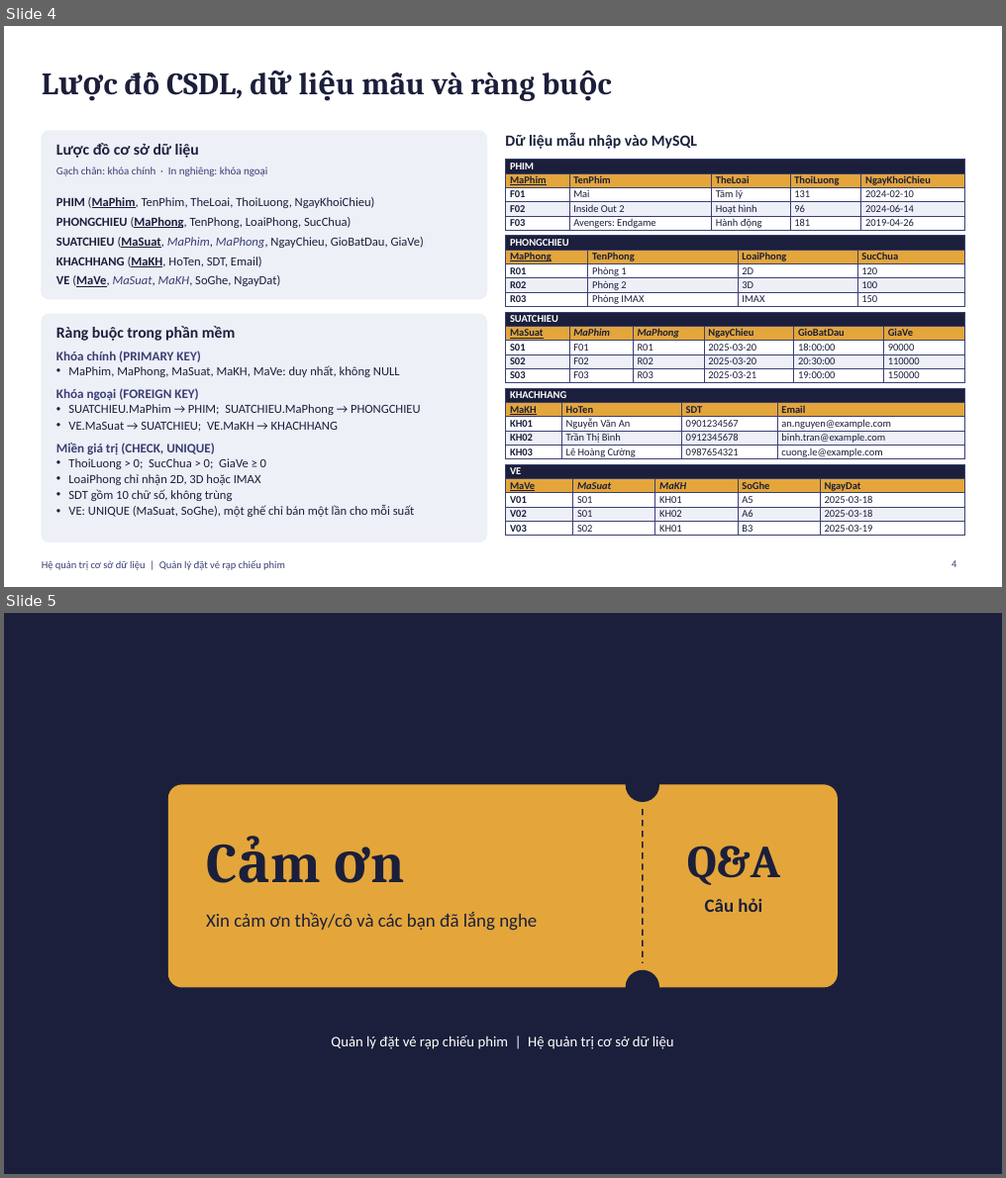
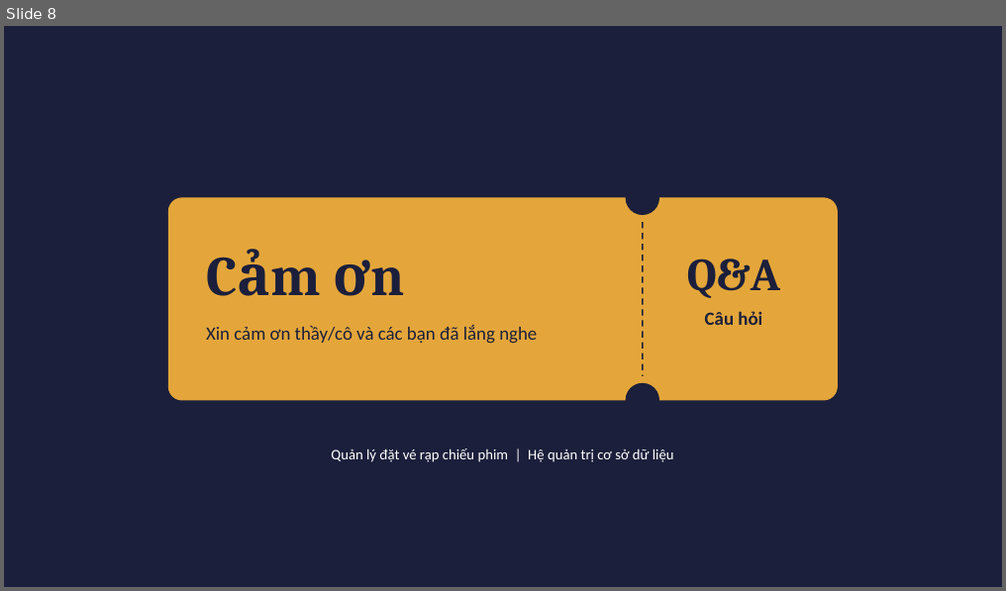
Before and after one commit to PhucHoang3010/Vietnamese-News-Classification, a slide deck: hqtcsdl-giuaky/quan_ly_rap_phim.pptx. Shown one above the other, each under a label of ours: slides 4 and 5 before the commit, slide 8 after it. The pictures are 1006x1178 and 1006x591 pixels, drawn with LibreOffice and Linux fonts; fonts in the diff are those of the drawing. Boxes give left, top, right and bottom in pixels: in the first picture for what was removed or moved away, otherwise in the second. Text is boxed around its words. In the diff, an @@ line names an element or a change of style, - is before the commit and + after.

```diff
--- a/hqtcsdl-giuaky/quan_ly_rap_phim.pptx
+++ b/hqtcsdl-giuaky/quan_ly_rap_phim.pptx
@@ slide 4 removed at <box>4,26,1002,587</box>, background #FFFFFF @@
@@ title removed at <box>125,72,535,101</box> @@
-Lược đồ CSDL, dữ liệu mẫu và ràng buộc
@@ rounded rectangle removed at <box>42,131,487,299</box> @@
@@ text removed at <box>56,143,199,158</box> @@
-Lược đồ cơ sở dữ liệu
@@ text removed at <box>505,133,697,149</box> @@
-Dữ liệu mẫu nhập vào MySQL
@@ text removed at <box>56,167,267,176</box> @@
-Gạch chân: khóa chính · In nghiêng: khóa ngoại
@@ table removed at <box>506,160,964,234</box>, 5 rows, 5 columns @@
-PHIM |  |  |  | 
-MaPhim | TenPhim | TheLoai | ThoiLuong | NgayKhoiChieu
-F01 | Mai | Tâm lý | 131 | 2024-02-10
-F02 | Inside Out 2 | Hoạt hình | 96 | 2024-06-14
-F03 | Avengers: Endgame | Hành động | 181 | 2019-04-26
@@ text removed at <box>56,197,424,287</box> @@
-PHIM (MaPhim, TenPhim, TheLoai, ThoiLuong, NgayKhoiChieu)
-PHONGCHIEU (MaPhong, TenPhong, LoaiPhong, SucChua)
-SUATCHIEU (MaSuat, MaPhim, MaPhong, NgayChieu, GioBatDau, GiaVe)
-KHACHHANG (MaKH, HoTen, SDT, Email)
-VE (MaVe, MaSuat, MaKH, SoGhe, NgayDat)
@@ table removed at <box>506,236,964,310</box>, 5 rows, 4 columns @@
-PHONGCHIEU |  |  | 
-MaPhong | TenPhong | LoaiPhong | SucChua
-R01 | Phòng 1 | 2D | 120
-R02 | Phòng 2 | 3D | 100
-R03 | Phòng IMAX | IMAX | 150
@@ rounded rectangle removed at <box>42,314,487,543</box> @@
@@ table removed at <box>506,312,964,386</box>, 5 rows, 6 columns @@
-SUATCHIEU |  |  |  |  | 
-MaSuat | MaPhim | MaPhong | NgayChieu | GioBatDau | GiaVe
-S01 | F01 | R01 | 2025-03-20 | 18:00:00 | 90000
-S02 | F02 | R02 | 2025-03-20 | 20:30:00 | 110000
-S03 | F03 | R03 | 2025-03-21 | 19:00:00 | 150000
@@ text removed at <box>56,326,421,517</box> @@
-Ràng buộc trong phần mềm
-Khóa chính (PRIMARY KEY)
-• MaPhim, MaPhong, MaSuat, MaKH, MaVe: duy nhất, không NULL
-Khóa ngoại (FOREIGN KEY)
-• SUATCHIEU.MaPhim → PHIM; SUATCHIEU.MaPhong → PHONGCHIEU
-• VE.MaSuat → SUATCHIEU; VE.MaKH → KHACHHANG
-Miền giá trị (CHECK, UNIQUE)
-• ThoiLuong > 0; SucChua > 0; GiaVe ≥ 0
-• LoaiPhong chỉ nhận 2D, 3D hoặc IMAX
-• SDT gồm 10 chữ số, không trùng
-• VE: UNIQUE (MaSuat, SoGhe), một ghế chỉ bán một lần cho mỗi suất
@@ table removed at <box>506,388,964,464</box>, 5 rows, 4 columns @@
-KHACHHANG |  |  | 
-MaKH | HoTen | SDT | Email
-KH01 | Nguyễn Văn An | 0901234567 | an.nguyen@example.com
-KH02 | Trần Thị Bình | 0912345678 | binh.tran@example.com
-KH03 | Lê Hoàng Cường | 0987654321 | cuong.le@example.com
@@ table removed at <box>506,465,964,540</box>, 5 rows, 5 columns @@
-VE |  |  |  | 
-MaVe | MaSuat | MaKH | SoGhe | NgayDat
-V01 | S01 | KH01 | A5 | 2025-03-18
-V02 | S01 | KH02 | A6 | 2025-03-18
-V03 | S02 | KH01 | B3 | 2025-03-19
@@ text removed at <box>42,561,285,570</box> @@
-Hệ quản trị cơ sở dữ liệu | Quản lý đặt vé rạp chiếu phim
@@ page number removed at <box>951,561,956,568</box> @@
-4
@@ what was slide 5 is now slide 8 @@
```
Also in this commit, not shown: 3 slides changed, 4 slides added, 1 other file.
